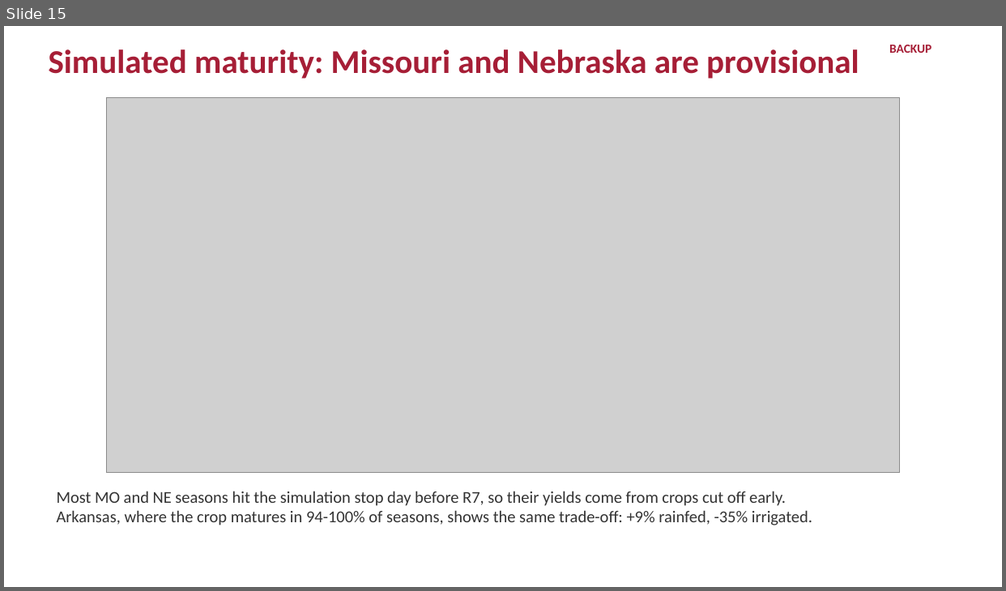
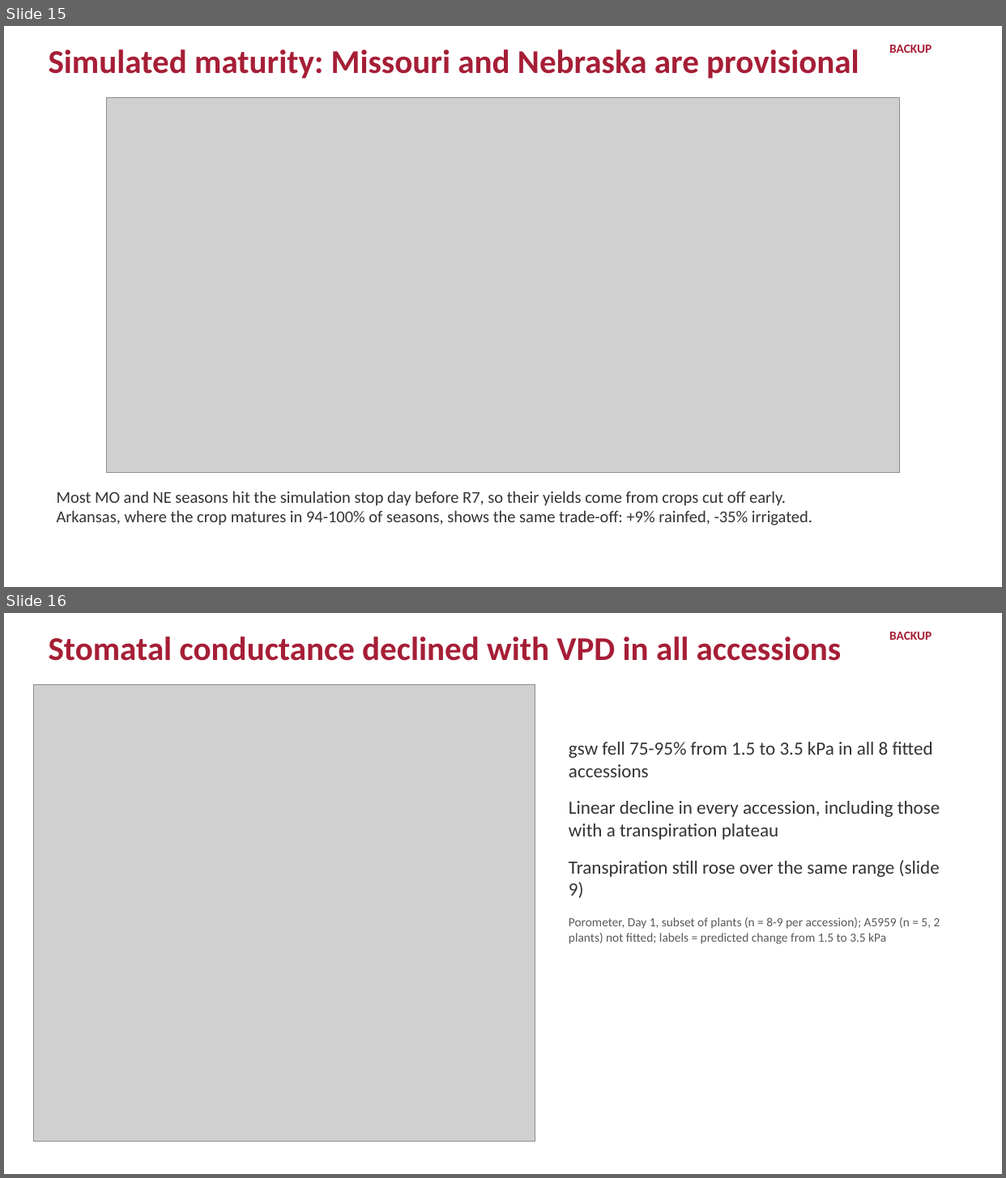
Before and after one commit to ElvisElli/LT-trait, a slide deck: ASA-2026-Elli-LT-trait_revised.pptx. Shown one above the other, each under a label of ours: slide 15 before the commit, slides 15 and 16 after it. The pictures are 1006x591 and 1006x1178 pixels, drawn with LibreOffice and Linux fonts; fonts in the diff are those of the drawing; grey boxes stand for pictures. Boxes give left, top, right and bottom in pixels: in the first picture for what was removed or moved away, otherwise in the second. Text is boxed around its words. In the diff, an @@ line names an element or a change of style, - is before the commit and + after.

```diff
--- a/ASA-2026-Elli-LT-trait_revised.pptx
+++ b/ASA-2026-Elli-LT-trait_revised.pptx
@@ slide 16 added at (x1=4, y1=613, x2=1002, y2=1174), background #FFFFFF @@
@@ text added at (x1=49, y1=636, x2=842, y2=661), 32 pt, text #A61E36, bold @@
+Stomatal conductance declined with VPD in all accessions
@@ text added at (x1=889, y1=632, x2=931, y2=640), 12 pt, text #A61E36, bold @@
+BACKUP
@@ picture added at (x1=34, y1=685, x2=535, y2=1142) @@
@@ text added at (x1=569, y1=742, x2=940, y2=944), 18 pt, text #333333 @@
+gsw fell 75-95% from 1.5 to 3.5 kPa in all 8 fitted accessions
+Linear decline in every accession, including those with a transpiration plateau
+Transpiration still rose over the same range (slide 9)
+Porometer, Day 1, subset of plants (n = 8-9 per accession); A5959 (n = 5, 2 plants) not fitted; labels = predicted change from 1.5 to 3.5 kPa
```
Also in this commit, not shown: 3 other files.
